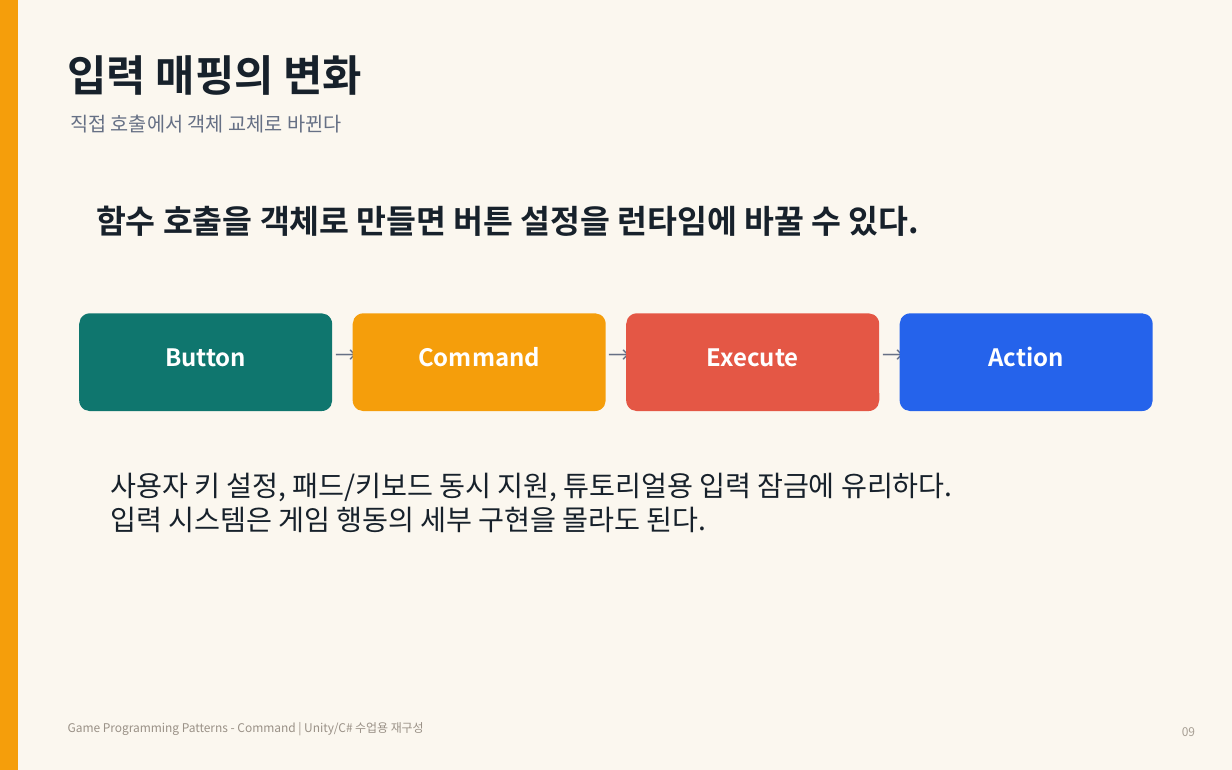
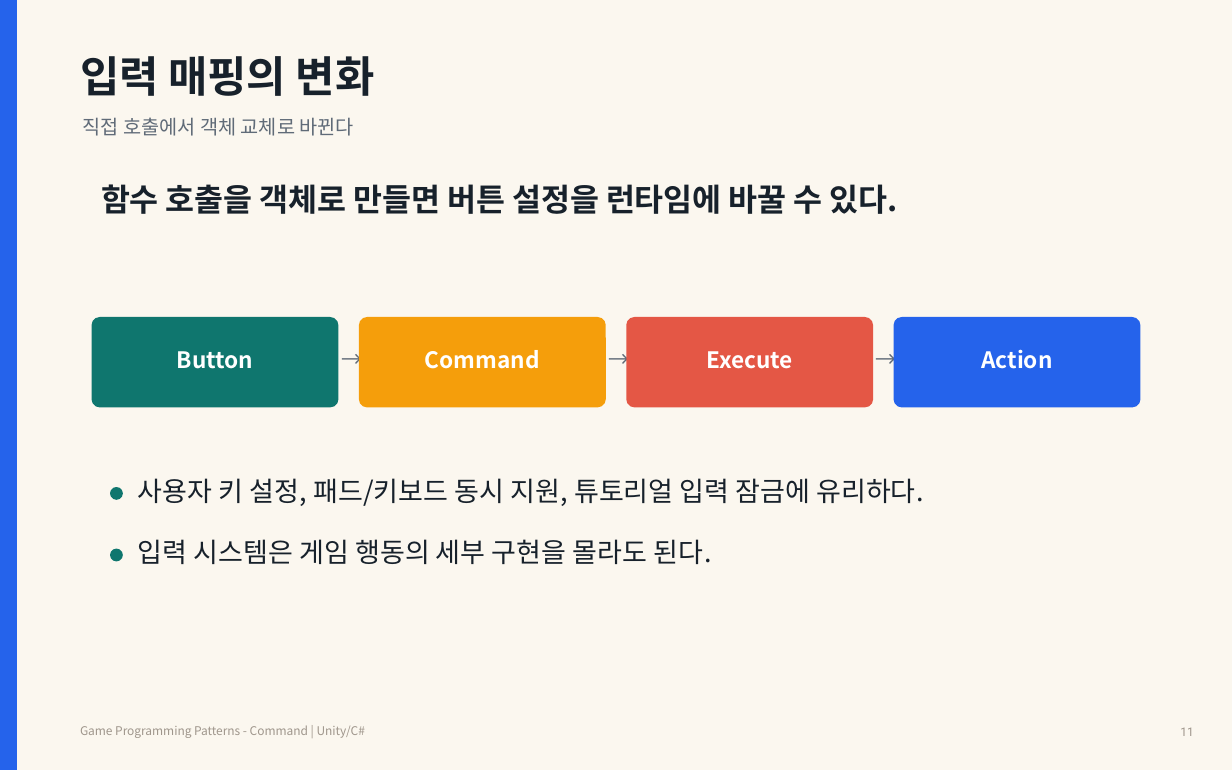
Before and after one commit to Meerkat-GMD/unity-programming-pattern, a slide deck: slide 11 of 강의자료/유니티 프로그래밍 패턴 2차시 - Command Pattern.pptx (slide 9 before the commit). Drawn at 1232x770 pixels with LibreOffice and Linux fonts; fonts in the diff are those of the drawing. Boxes give left, top, right and bottom in pixels: in the first picture for what was removed or moved away, otherwise in the second. Text is boxed around its words. In the diff, an @@ line names an element or a change of style, - is before the commit and + after.

Commit message:
Improve Command Pattern PPT readability

```diff
--- a/강의자료/유니티 프로그래밍 패턴 2차시 - Command Pattern.pptx
+++ b/강의자료/유니티 프로그래밍 패턴 2차시 - Command Pattern.pptx
@@ rectangle at (0, 0, 16, 770): fill #F59E0B to #2563EB; outline #F59E0B 1 pt to #2563EB 1 pt @@
@@ text "입력 매핑의 변화": place and size @@
-text "입력 매핑의 변화" at (68, 55, 363, 95)
+text "입력 매핑의 변화" at (80, 56, 375, 96)
@@ text "직접 호출에서 객체 교체로 바뀐다": place and size @@
-text "직접 호출에서 객체 교체로 바뀐다" at (70, 114, 341, 133)
+text "직접 호출에서 객체 교체로 바뀐다" at (83, 117, 354, 136)
@@ text "직접 호출에서 객체 교체로 바뀐다" at (83, 117, 354, 136): text colour #667085 to #606B78 @@
@@ text "함수 호출을 객체로 만들면 버튼 ..." at (101, 184, 898, 214): size 19 to 18.4 pt; vertical alignment middle to top @@
@@ rounded rectangle: place and size @@
-rounded rectangle at (80, 314, 331, 410)
+rounded rectangle at (92, 318, 338, 407)
@@ rounded rectangle: place and size @@
-rounded rectangle at (354, 314, 605, 410)
+rounded rectangle at (360, 318, 605, 407)
@@ rounded rectangle: place and size @@
-rounded rectangle at (627, 314, 878, 410)
+rounded rectangle at (627, 318, 872, 407)
@@ proportions changed in 4 elements at (627, 318, 872, 407), (360, 318, 605, 407), (92, 318, 338, 407), (894, 318, 1140, 407) @@
@@ rounded rectangle: place and size @@
-rounded rectangle at (901, 314, 1152, 410)
+rounded rectangle at (894, 318, 1140, 407)
@@ text "Button": place and size @@
-text "Button" at (165, 348, 246, 367)
+text "Button" at (177, 351, 253, 369)
@@ text "Command": place and size @@
-text "Command" at (418, 347, 540, 367)
+text "Command" at (425, 350, 540, 369)
@@ size 13 to 12.5 pt, text colour #667085 to #606B78 in 3 elements at (609, 346, 623, 371), (341, 346, 356, 371), (876, 346, 891, 371) @@
@@ size 14 to 13.2 pt in 4 elements at (425, 350, 540, 369), (706, 351, 793, 369), (177, 351, 253, 369), (981, 349, 1052, 369) @@
@@ text at (138, 478, 924, 506): text changed; size 16.5 to 15.8 pt @@
-사용자 키 설정, 패드/키보드 동시 지원, 튜토리얼용 입력 잠금에 유리하다.
-입력 시스템은 게임 행동의 세부 구현을 몰라도 된다.
+사용자 키 설정, 패드/키보드 동시 지원, 튜토리얼 입력 잠금에 유리하다.
@@ ellipse added at (111, 488, 122, 499), fill #0F766E, outline #0F766E 1 pt @@
@@ text added at (138, 539, 711, 564), 15.8 pt, text #17212B @@
+입력 시스템은 게임 행동의 세부 구현을 몰라도 된다.
@@ ellipse added at (111, 549, 122, 561), fill #0F766E, outline #0F766E 1 pt @@
@@ text at (80, 725, 365, 738): text changed; text colour #9A9187 to #9F968C @@
-Game Programming Patterns - Command | Unity/C# 수업용 재구성
+Game Programming Patterns - Command | Unity/C#
@@ text at (1180, 728, 1193, 736): text changed; font Noto Sans CJK KR to Roboto; text colour #A79F94 to #9F968C @@
-09
+11
```
Also in this commit, not shown: 33 other slides changed, 6 slides added.
